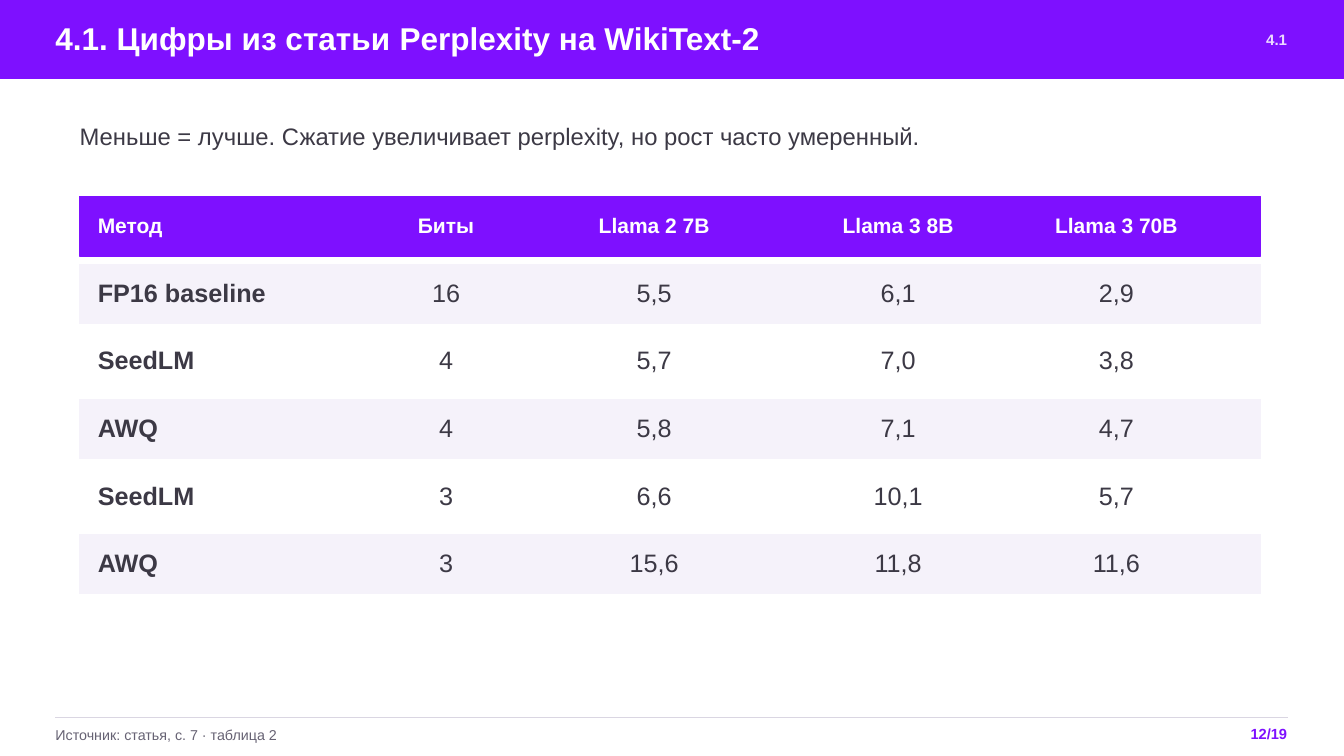
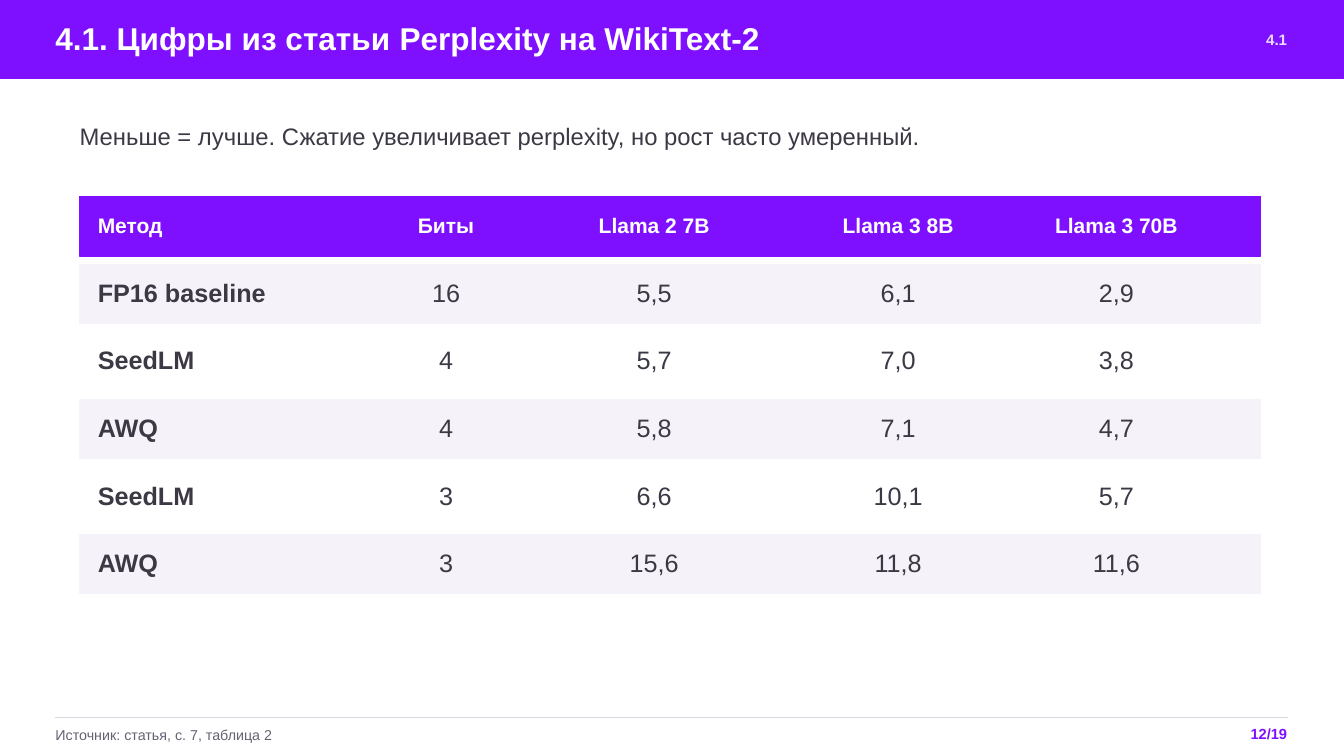
Before and after one commit to MyasnikovNA/SeedLM-Reproduction, a slide deck: slide 12 of SeedLMPresentation.pptx. Drawn at 1344x756 pixels with LibreOffice and Linux fonts; fonts in the diff are those of the drawing. Boxes give left, top, right and bottom in pixels: in the first picture for what was removed or moved away, otherwise in the second. Text is boxed around its words. In the diff, an @@ line names an element or a change of style, - is before the commit and + after.

```diff
--- a/SeedLMPresentation.pptx
+++ b/SeedLMPresentation.pptx
@@ text at (55,729,272,743): text changed @@
-Источник: статья, с. 7 · таблица 2
+Источник: статья, с. 7, таблица 2
```
Also in this commit, not shown: 2 other slides changed.
